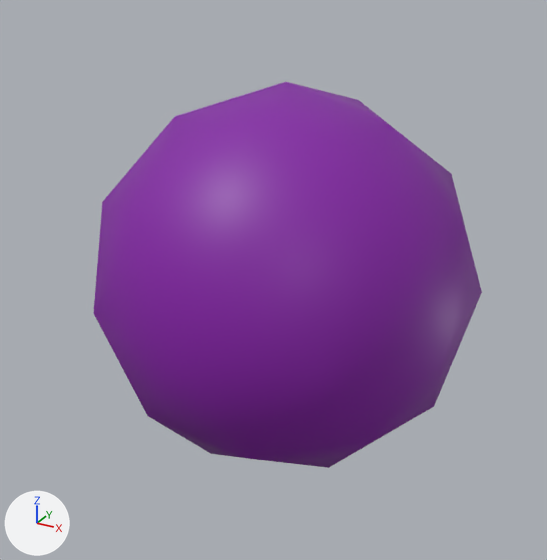
What one commit did to the glTF model Test/Resources/OODAMA/OODAMA.gltf.
Camera for both pictures: a 50 mm lens placed at (8.51, -16.07, 7.89), pointed at (-0.49, 0.29, -0.29). Arrows for +X, +Y and +Z are at lower left; the lights stay in place. The picture after the commit comes second. Vertices at exactly the same position are counted once.

In view in the first picture: 'OODAMA'.
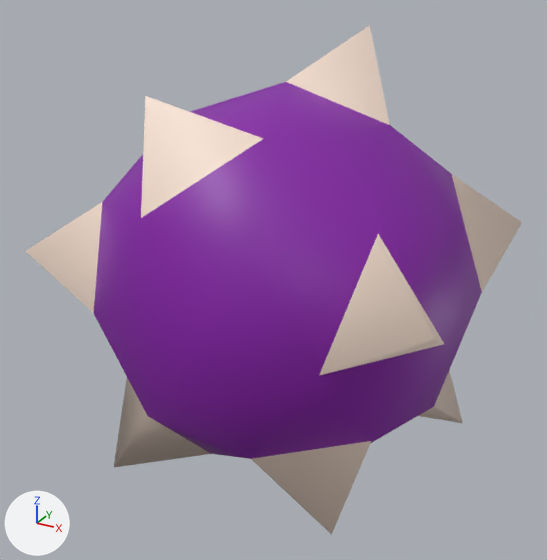
The edits, one by one:
me_ico球 is used by ob_oodama; location (0.0, 0.0, 0.0).
me_ico球 had 42 vertices, 80 faces and spanned x -4.76..4.76, y -5.0..5.0, z -5.0..5.0.
me_ico球 now has 54 vertices, 104 faces and spans x -5.79..5.12, y -5.0..6.07, z -6.16..6.24.
Part 1, on me_ico球:
12 faces are deleted.
12 vertices are added at x -5.79..5.12, y -4.29..6.07, z -6.16..6.24.
36 new faces join them.

Location of each change, (x1, y1, x2, y2) in pixels of the pictures (547 x 560 px):
'OODAMA', reshaped (28% wider, 32% taller)
    before: (94, 82, 482, 468)
    after: (25, 25, 522, 535)
part 1 of me_ico球, built on
    before: (141, 82, 444, 468)
    after: (25, 25, 522, 535)
